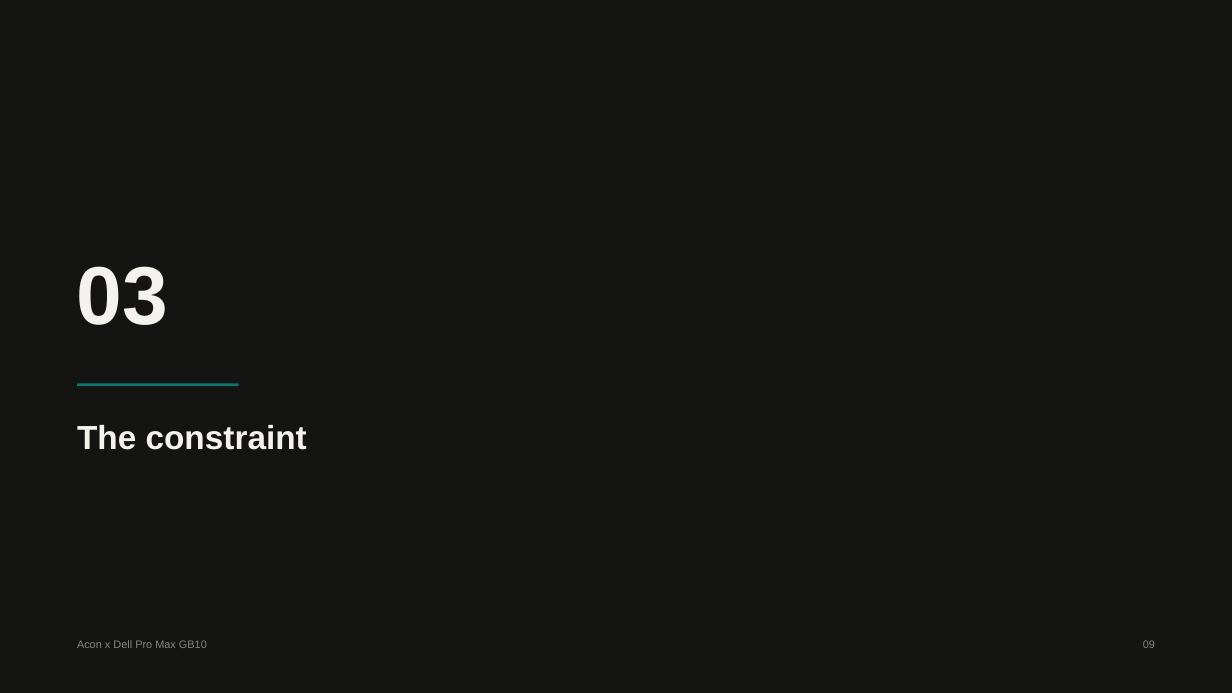
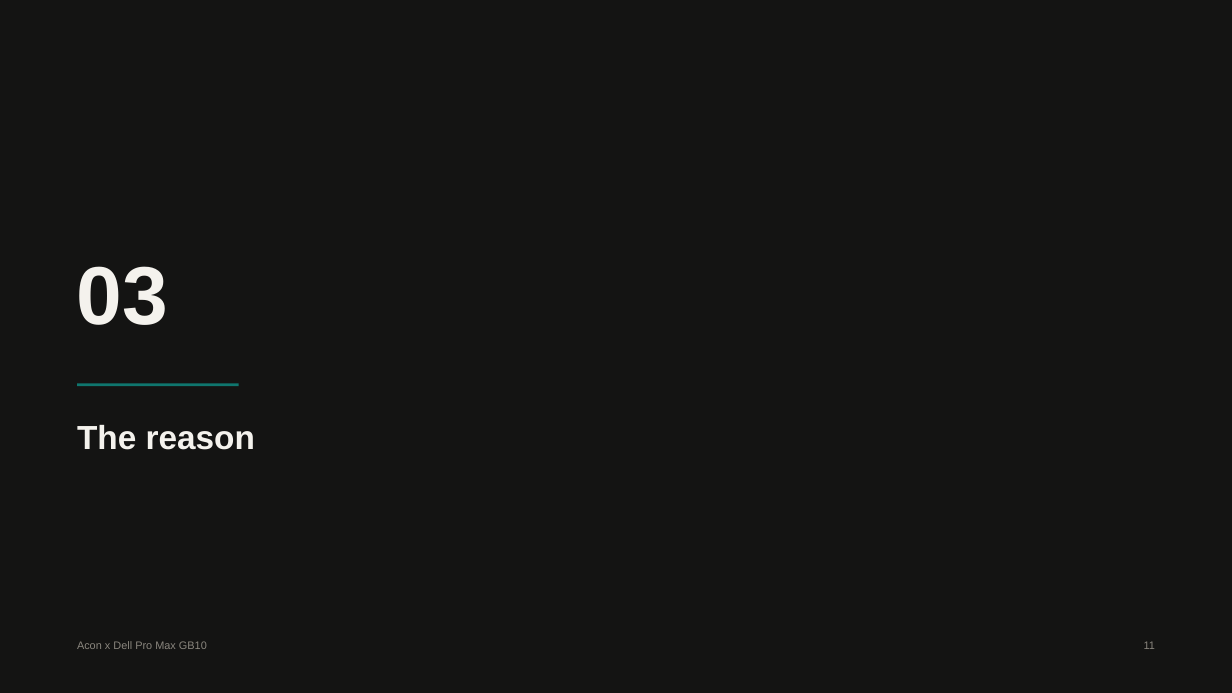
Before and after one commit to anishganapathi/A-con, a slide deck: slide 11 of docs/deck/acon-gb10-local-qwen-vl.pptx (slide 9 before the commit). Drawn at 1232x693 pixels with LibreOffice and Linux fonts; fonts in the diff are those of the drawing. Boxes give left, top, right and bottom in pixels: in the first picture for what was removed or moved away, otherwise in the second. Text is boxed around its words. In the diff, an @@ line names an element or a change of style, - is before the commit and + after.

```diff
--- a/docs/deck/acon-gb10-local-qwen-vl.pptx
+++ b/docs/deck/acon-gb10-local-qwen-vl.pptx
@@ text at [77, 425, 255, 450]: text changed @@
-The constraint
+The reason
@@ text at [1144, 641, 1155, 649]: text changed @@
-09
+11
```
Also in this commit, not shown: 16 other slides changed, 10 slides added, 8 slides removed, 20 other files.
